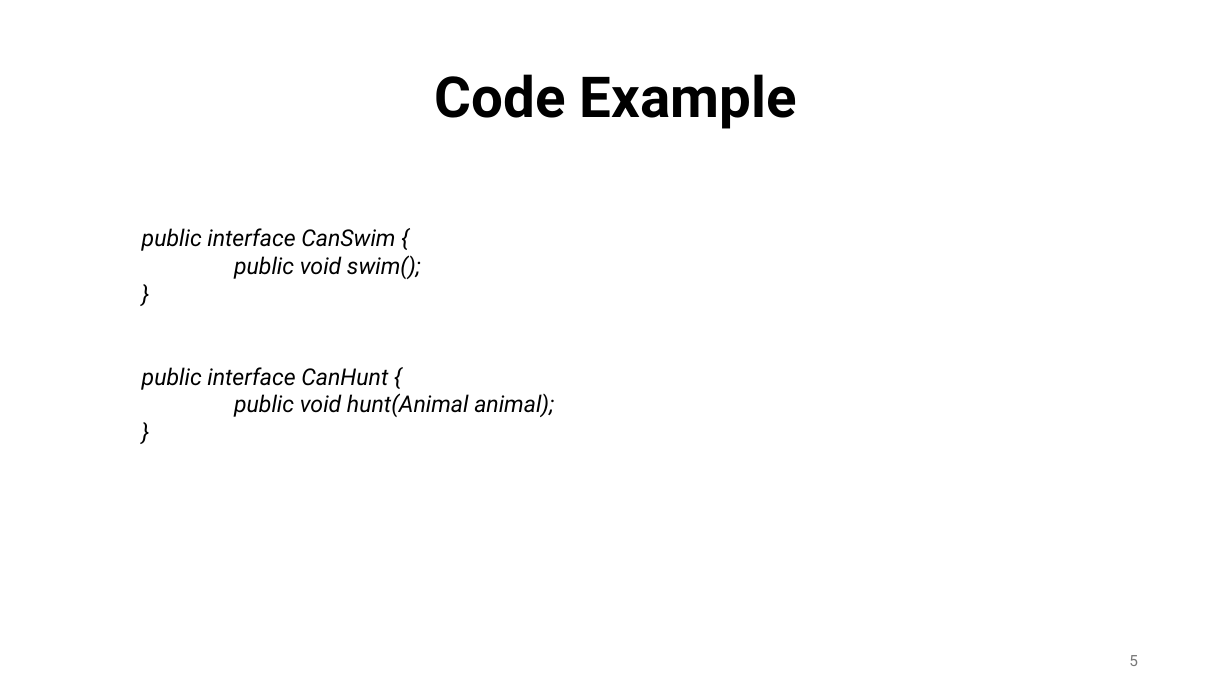
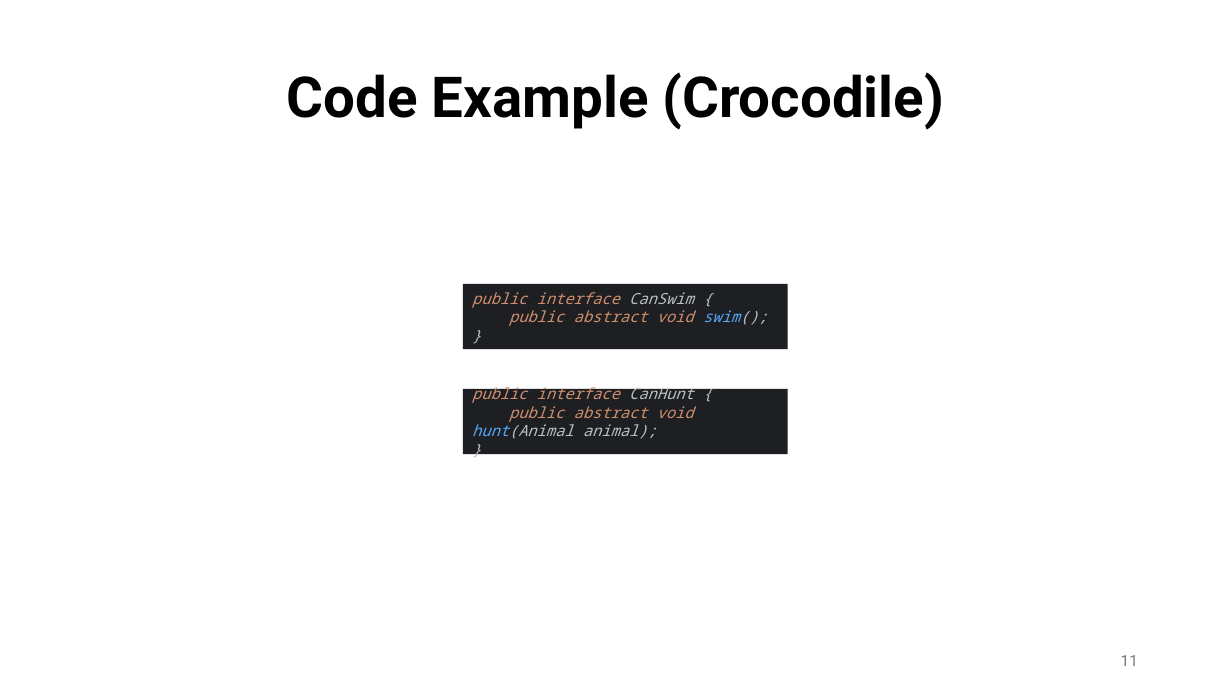
Before and after one commit to aminebag/distributed_systems, a slide deck: slide 11 of java.pptx (slide 5 before the commit). Drawn at 1232x693 pixels with LibreOffice and Linux fonts; fonts in the diff are those of the drawing. Boxes give left, top, right and bottom in pixels: in the first picture for what was removed or moved away, otherwise in the second. Text is boxed around its words. In the diff, an @@ line names an element or a change of style, - is before the commit and + after.

```diff
--- a/java.pptx
+++ b/java.pptx
@@ text at bbox=[287, 72, 945, 130]: text changed @@
-Code Example
+Code Example (Crocodile)
@@ text removed at bbox=[142, 228, 554, 417] @@
-public interface CanSwim {
-public void swim();
-}
-public interface CanHunt {
-public void hunt(Animal animal);
-}
@@ rectangle added at bbox=[463, 284, 788, 349], fill #1E1F22, 12 pt, text #CF8E6D, italic @@
+public interface CanSwim {
+public abstract void swim();
+}
@@ rectangle added at bbox=[463, 389, 788, 455], fill #1E1F22, 12 pt, text #CF8E6D, italic @@
+public interface CanHunt {
+public abstract void hunt(Animal animal);
+}
@@ page number at bbox=[1121, 655, 1138, 666]: text changed @@
-5
+11
```
Also in this commit, not shown: 5 other slides changed, 7 slides added, 1 slide removed, 1 other file.
